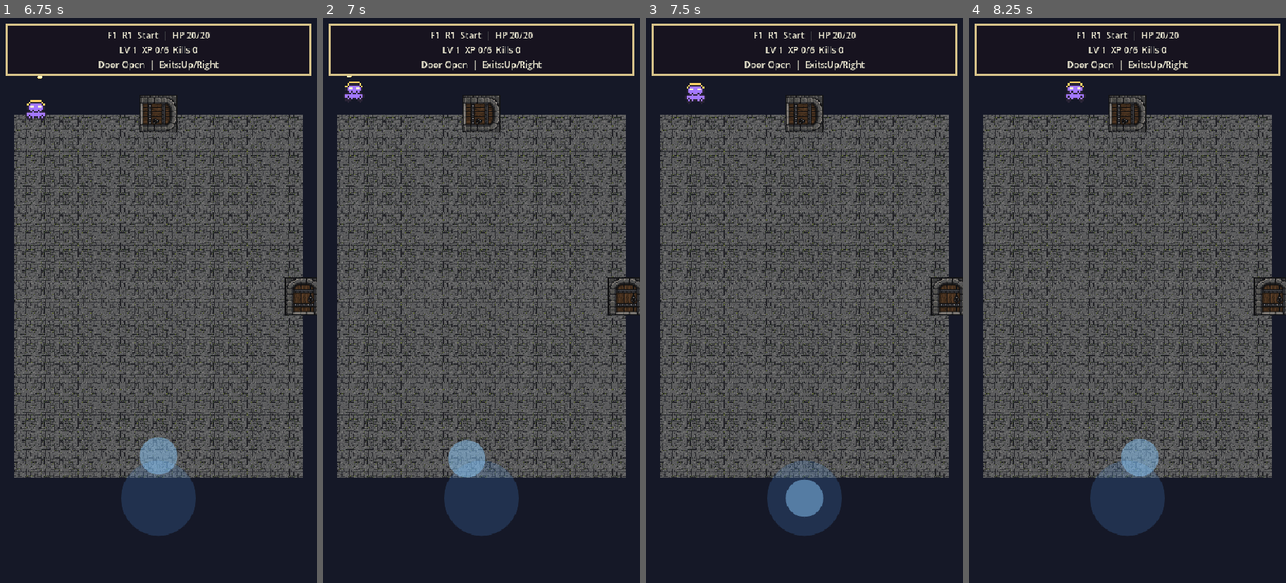
Above: before the commit, frames 1-4 (left to right).
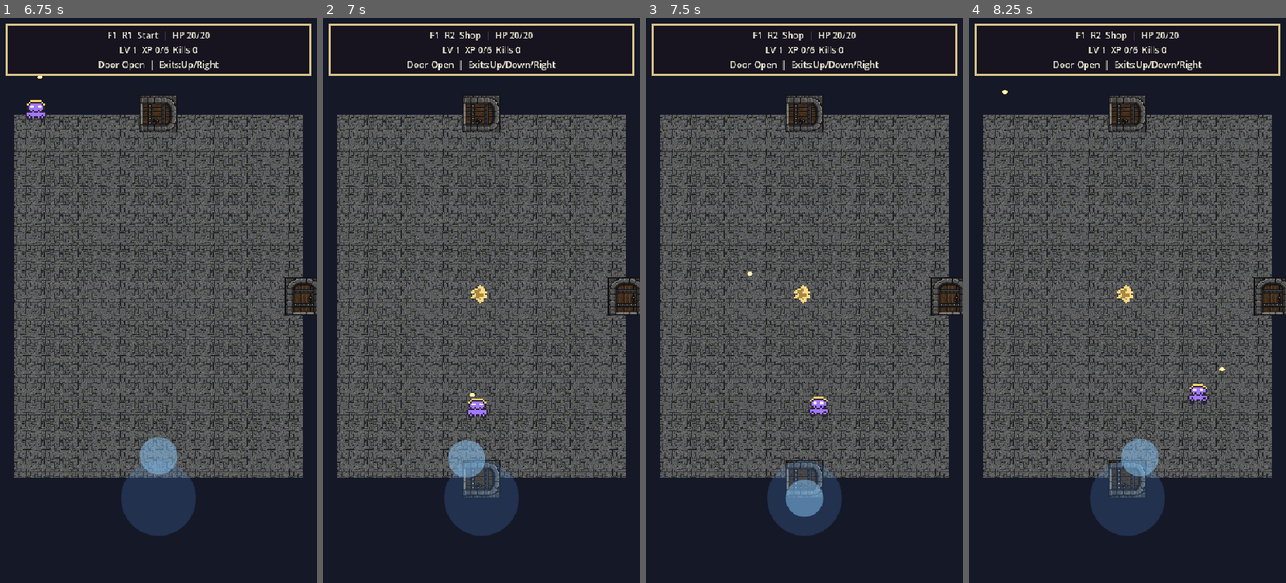
Above: after the commit, the same moments.

Repository: rinn0027-ai/cute-danger-survivors
Game: Godot game, scene res://scenes/StartMenu.tscn
The game is run twice, just before and just after one commit, with the same random seed, the same clock (stepped at 60 frames per second) and the same inputs.
Inputs (mouse positions are in pixels of both pictures, inside the frame that each line leads up to):
- Up to frame 1 (6.75 s): click "Start Game" at 0.5 s; tap Enter at 1.25 s; move the mouse to (142, 413) at 1.27 s; hold W (move_up) 1.28-2 s; tap 1 at 1.35, 4.35 s; click (142, 413) at 1.42 s; tap Space at 1.52, 3.5, 4.52 s; drag from (253, 385) to (288, 470) at 2.02 s; move the mouse to (63, 215) at 2.77 s; hold A (move_left) 2.78-3.5 s; tap 3 at 2.85, 5.85 s; drag from (174, 300) to (158, 114) at 3.52 s; move the mouse to (110, 159) at 4.27 s; hold S (move_down) 4.28-5 s; drag from (228, 272) to (110, 159) at 5.02 s; move the mouse to (95, 328) at 5.77 s; hold W (move_up) 5.78-6.5 s; click (95, 328) at 5.92 s; drag from (190, 176) to (95, 328) at 6.52 s
- Up to frame 2 (7 s): no input
- Up to frame 3 (7.5 s): move the mouse to (788, 413) at 7.27 s; hold D (move_right) from 7.28 s (still down); tap 1 at 7.35 s
- Up to frame 4 (8.25 s): tap Space at 7.52 s; release D (move_right) at 8 s; drag from (1222, 385) to (1127, 114) at 8.02 s

Frame 1 is identical in both runs. In frame 2, 1.3% of the frame differs, in the area x 6-74%, y 2-85%; in frame 3, 1.2%; in frame 4, 1.3%, in the area x 10-81%, y 2-85%.

Commit message:
Stabilize room door transitions

Diff:
--- a/scripts/main.gd
+++ b/scripts/main.gd
@@ -14,6 +14,8 @@
 var boss_panel: Control
 var boss_bar: ProgressBar
 var boss_name_label: Label
+var floor_node: Node2D
+var walls_node: Node2D
 var joystick_move: Control   # 手机：单摇杆控制移动
 var joystick_aim: Control    # 桌面兼容保留；手机不再创建右摇杆
 var _sfx: Node               # 音效管理器
@@ -135,8 +137,10 @@
 	rng.randomize()
 	_configure_room_rect()
 	_generate_dungeon()
-	add_child(_make_floor())
-	add_child(_make_room_walls())
+	floor_node = _make_floor()
+	add_child(floor_node)
+	walls_node = _make_room_walls()
+	add_child(walls_node)
 	gems.process_mode = Node.PROCESS_MODE_PAUSABLE
 	enemies.process_mode = Node.PROCESS_MODE_PAUSABLE
 	bullets.process_mode = Node.PROCESS_MODE_PAUSABLE
@@ -157,6 +161,7 @@
 	_apply_stats()
 	hud = _make_hud()
 	add_child(hud)
+	get_viewport().size_changed.connect(_on_viewport_size_changed)
 	var joy_layer := CanvasLayer.new()
 	joy_layer.layer = 10
 	joystick_move = JoystickScene.new()
@@ -181,6 +186,29 @@
 		var room_height := maxf(416.0, vp_size.y - 124.0)
 		room_rect = Rect2(Vector2(64, 64), Vector2(room_width, room_height))
 
+func _on_viewport_size_changed() -> void:
+	var old_center := room_rect.get_center()
+	_configure_room_rect()
+	if floor_node != null:
+		floor_node.queue_free()
+	floor_node = _make_floor()
+	add_child(floor_node)
+	move_child(floor_node, 0)
+	if walls_node != null:
+		walls_node.queue_free()
+	walls_node = _make_room_walls()
+	add_child(walls_node)
+	move_child(walls_node, 1)
+	for direction in doors.keys():
+		_position_door(doors[direction], direction)
+	if player != null:
+		var offset := player.position - old_center
+		player.position = room_rect.get_center() + offset
+		_keep_player_inside_room()
+	if hud != null:
+		_layout_hud()
+	_set_doors_visible(room_cleared)
+
 func _physics_process(delta: float) -> void:
 	if paused_for_upgrade or game_over:
 		return
@@ -192,6 +220,7 @@
 	player.joystick_direction = joystick_move.direction
 	_keep_player_inside_room()
 	_handle_shooting()
+	_check_door_transition()
 	if enemy_shoot_timer <= 0.0:
 		_fire_enemy_bullets()
 		var shoot_interval := 1.25
@@ -556,14 +585,9 @@
 	var area := Area2D.new()
 	area.name = "NextRoomDoor"
 	area.set_meta("direction", direction)
-	if direction == Vector2i.RIGHT:
-		area.position = Vector2(room_rect.end.x + 1, room_rect.get_center().y)
-	elif direction == Vector2i.LEFT:
-		area.position = Vector2(room_rect.position.x - 1, room_rect.get_center().y)
-	elif direction == Vector2i.UP:
-		area.position = Vector2(room_rect.get_center().x, room_rect.position.y - 1)
-	else:
-		area.position = Vector2(room_rect.get_center().x, room_rect.end.y + 1)
+	_position_door(area, direction)
+	area.collision_layer = 4
+	area.collision_mask = 1
 	area.monitoring = true
 	area.visible = false
 	area.body_entered.connect(_on_door_body_entered.bind(direction))
@@ -578,6 +602,16 @@
 	shape.shape = rect
 	area.add_child(shape)
 	return area
+
+func _position_door(area: Area2D, direction: Vector2i) -> void:
+	if direction == Vector2i.RIGHT:
+		area.position = Vector2(room_rect.end.x + 1, room_rect.get_center().y)
+	elif direction == Vector2i.LEFT:
+		area.position = Vector2(room_rect.position.x - 1, room_rect.get_center().y)
+	elif direction == Vector2i.UP:
+		area.position = Vector2(room_rect.get_center().x, room_rect.position.y - 1)
+	elif direction == Vector2i.DOWN:
+		area.position = Vector2(room_rect.get_center().x, room_rect.end.y + 1)
 
 func _load_room() -> void:
 	changing_room = false
@@ -843,19 +877,40 @@
 func _on_door_body_entered(body: Node2D, direction: Vector2i) -> void:
 	if body != player or not room_cleared or changing_room:
 		return
+	if direction == Vector2i.ZERO:
+		return
+	_enter_door(direction)
+
+func _enter_door(direction: Vector2i) -> void:
+	if changing_room or not room_cleared or not dungeon.has(current_room + direction):
+		return
 	changing_room = true
-	if direction == Vector2i.ZERO:
-		return
 	current_room += direction
 	entry_direction = -direction
 	if not visited_rooms.has(current_room):
 		room_number += 1
 	call_deferred("_load_room")
 
+func _check_door_transition() -> void:
+	if not room_cleared or changing_room:
+		return
+	if player.position.x >= room_rect.end.x + 14.0:
+		_enter_door(Vector2i.RIGHT)
+	elif player.position.x <= room_rect.position.x - 14.0:
+		_enter_door(Vector2i.LEFT)
+	elif player.position.y <= room_rect.position.y - 14.0:
+		_enter_door(Vector2i.UP)
+	elif player.position.y >= room_rect.end.y + 14.0:
+		_enter_door(Vector2i.DOWN)
+
 func _keep_player_inside_room() -> void:
 	if room_cleared:
-		player.position.x = clamp(player.position.x, room_rect.position.x - 32, room_rect.end.x + 32)
-		player.position.y = clamp(player.position.y, room_rect.position.y - 32, room_rect.end.y + 32)
+		var left_limit := room_rect.position.x - 32.0 if dungeon.has(current_room + Vector2i.LEFT) else room_rect.position.x + 16.0
+		var right_limit := room_rect.end.x + 32.0 if dungeon.has(current_room + Vector2i.RIGHT) else room_rect.end.x - 16.0
+		var top_limit := room_rect.position.y - 32.0 if dungeon.has(current_room + Vector2i.UP) else room_rect.position.y + 16.0
+		var bottom_limit := room_rect.end.y + 32.0 if dungeon.has(current_room + Vector2i.DOWN) else room_rect.end.y - 16.0
+		player.position.x = clamp(player.position.x, left_limit, right_limit)
+		player.position.y = clamp(player.position.y, top_limit, bottom_limit)
 	else:
 		player.position.x = clamp(player.position.x, room_rect.position.x + 16, room_rect.end.x - 16)
 		player.position.y = clamp(player.position.y, room_rect.position.y + 16, room_rect.end.y - 16)
@@ -1011,7 +1066,24 @@
 	boss_box.add_child(boss_bar)
 	level_panel = _make_level_panel()
 	root.add_child(level_panel)
+	_layout_hud()
 	return layer
+
+func _layout_hud() -> void:
+	var vp_size := get_viewport_rect().size
+	var root := hud.get_node_or_null("HUDRoot") if hud != null else null
+	if root == null:
+		return
+	var stats_panel := root.get_node_or_null("StatsPanel") as PanelContainer
+	if stats_panel != null:
+		stats_panel.position = Vector2(10, 10)
+		stats_panel.size = Vector2(vp_size.x - 20, 82)
+	if boss_panel != null:
+		boss_panel.position = Vector2(18, 96)
+		boss_panel.size = Vector2(vp_size.x - 36, 58)
+		var boss_box := boss_panel.get_node_or_null("BossBox") as VBoxContainer
+		if boss_box != null:
+			boss_box.size = boss_panel.size - Vector2(24, 16)
 
 func _make_card_style(bg: Color, border: Color, border_width: int) -> StyleBoxFlat:
 	var style := StyleBoxFlat.new()
